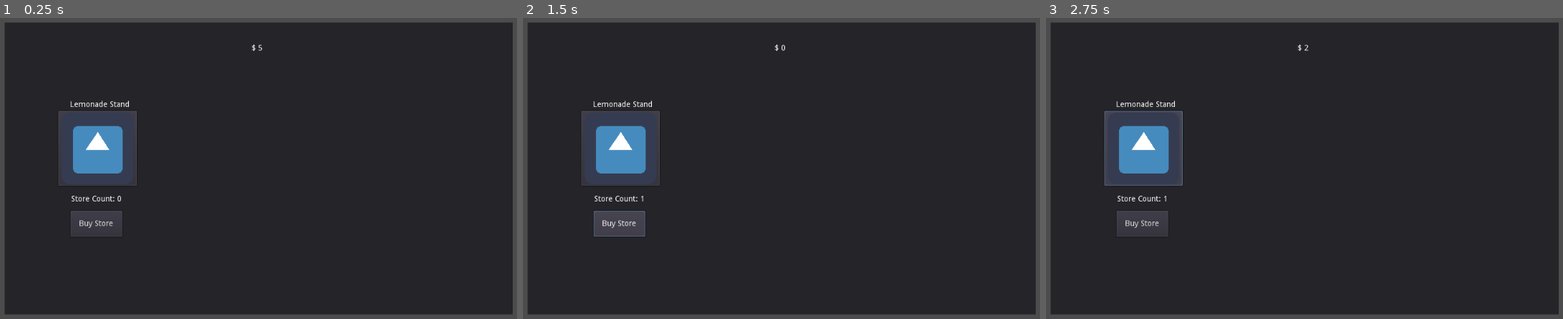
Above: before the commit, frames 1-3 (left to right).
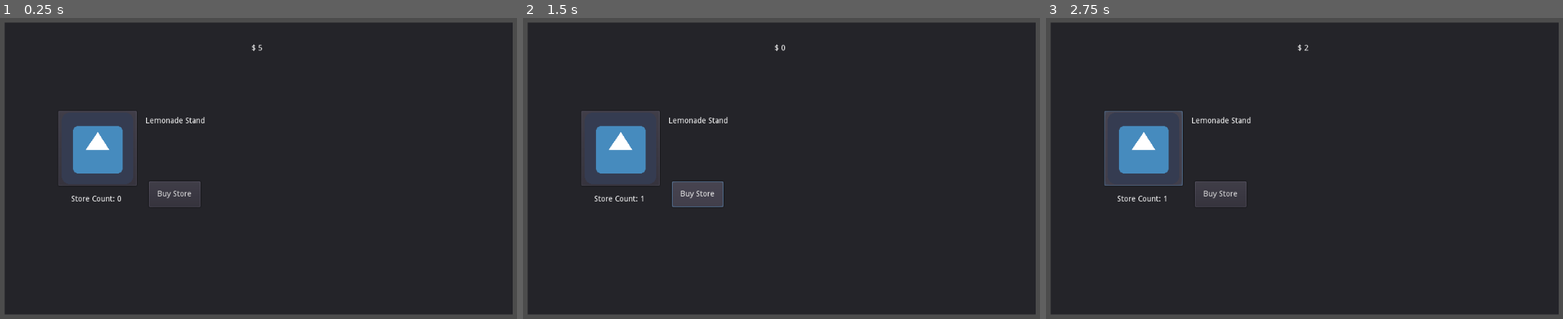
Above: after the commit, the same moments.

Repository: shawn220a/GodotIdleTycoon
Game: Godot game, scene res://store.tscn
Two runs of this game, one before a commit and one after it. Both use one fixed random seed, a clock stepped at 60 frames per second and the inputs below. The engine's default icon, where the game draws it, is replaced by a stand-in: a white triangle on a blue panel in a dark square.
Inputs (mouse positions are in pixels of both pictures, inside the frame that each line leads up to):
- Up to frame 1 (0.25 s): no input
- Up to frame 2 (1.5 s): click (621, 147) at 0.5 s; click "Buy Store" at 1.25 s
- Up to frame 3 (2.75 s): click (1144, 147) at 2 s

The runs differ from the first frame. In frame 1, 1.3% of the frame differs, in the area x 13-40%, y 27-73%; in frame 2, 1.9%; in frame 3, 1.3%.

Commit message:
Style label for lemonade stand

Diff:
--- a/store.tscn
+++ b/store.tscn
@@ -29,12 +29,12 @@
 [node name="LemonadeStandLabel" type="Label" parent="."]
 anchor_left = 0.5
 anchor_right = 0.5
-margin_left = -361.0
-margin_top = 139.5
-margin_right = -207.0
-margin_bottom = 170.5
+margin_left = -202.0
+margin_top = 161.0
+margin_right = -48.0002
+margin_bottom = 192.0
 text = "Lemonade Stand"
-align = 1
+valign = 1
 __meta__ = {
 "_edit_use_anchors_": false
 }
@@ -50,10 +50,10 @@
 }
 
 [node name="BuyButton" type="Button" parent="."]
-margin_left = 117.5
-margin_top = 337.0
-margin_right = 209.5
-margin_bottom = 383.0
+margin_left = 258.0
+margin_top = 283.5
+margin_right = 350.0
+margin_bottom = 329.5
 text = "Buy Store"
 __meta__ = {
 "_edit_use_anchors_": false
